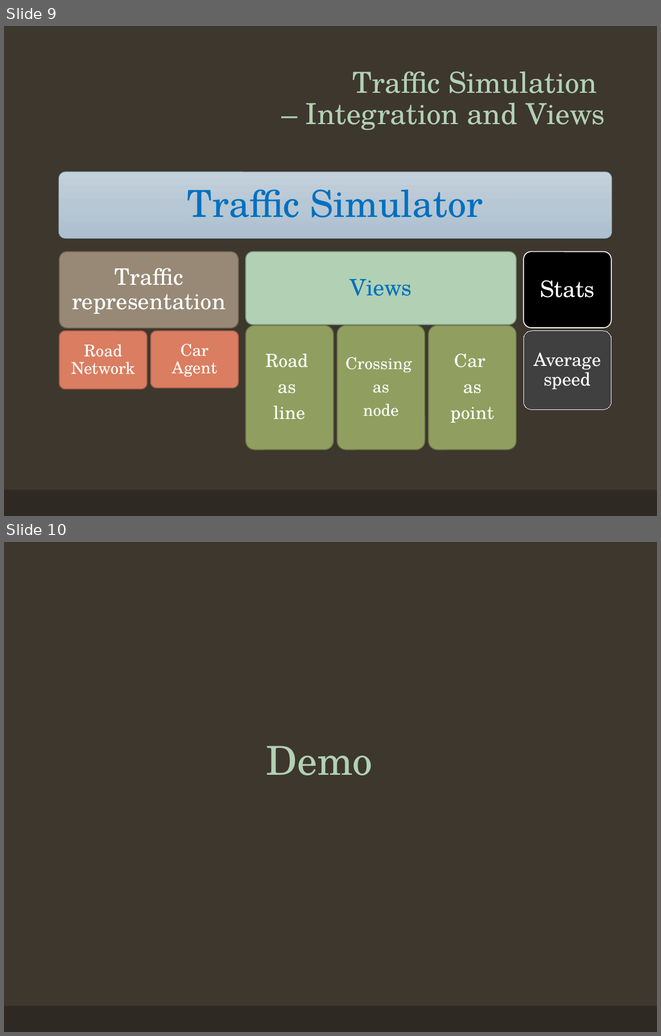
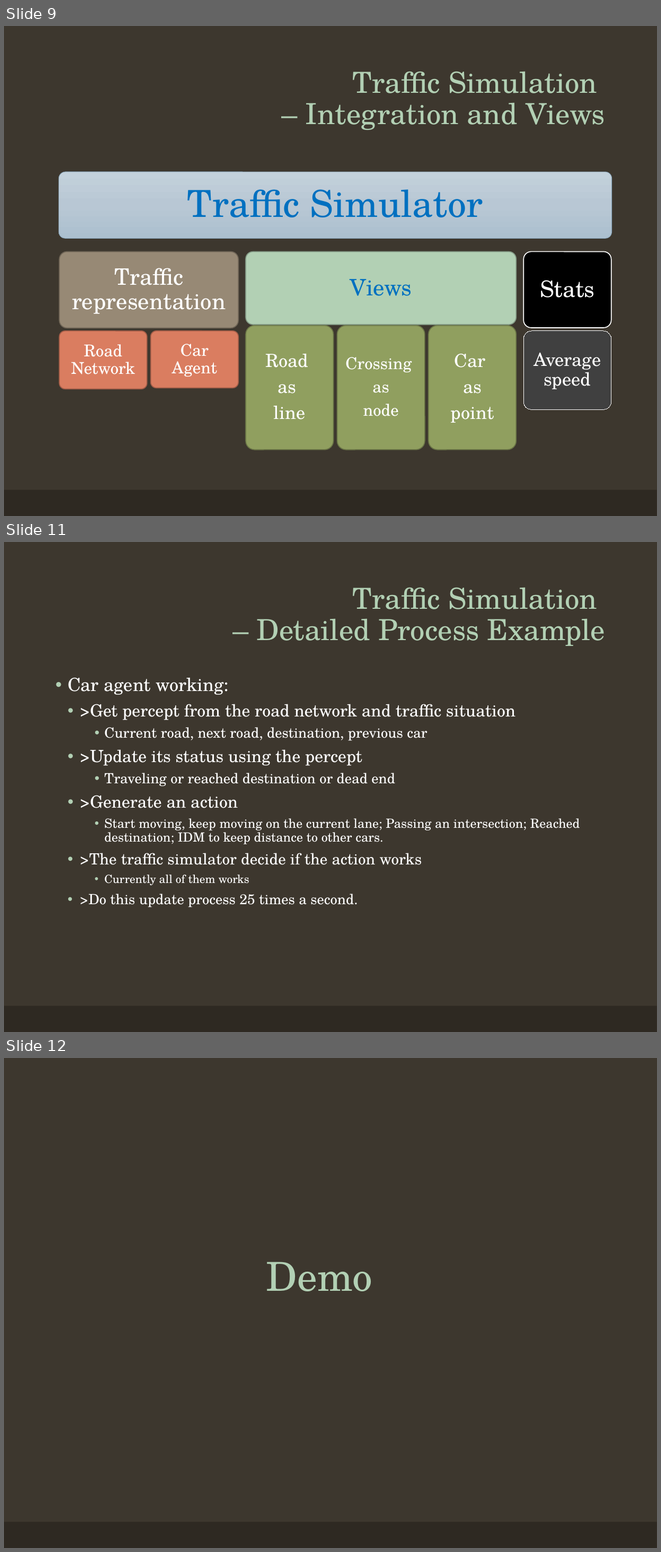
Before and after one commit to CharlieFaceButt/Traffic-Simulation, a slide deck: Presentation.pptx. Shown one above the other, each under a label of ours: slides 9 and 10 before the commit, slides 9, 11 and 12 after it; the slides between them are not shown. The pictures are 661x1036 and 661x1552 pixels, drawn with LibreOffice and Linux fonts; fonts in the diff are those of the drawing. Boxes give left, top, right and bottom in pixels: in the first picture for what was removed or moved away, otherwise in the second. Text is boxed around its words. In the diff, an @@ line names an element or a change of style, - is before the commit and + after.

```diff
--- a/Presentation.pptx
+++ b/Presentation.pptx
@@ slide 11 added at [4,542,657,1032], background #3D372E; not listed: 1 template element that a slide beside it also shows @@
@@ title added at [257,587,605,646], 32 pt, text #B2D0B4 @@
+Traffic Simulation
+– Detailed Process Example
@@ text added at [68,677,580,907], 15.5 pt, text #FFFFFF @@
+• Car agent working:
+  • >Get percept from the road network and traffic situation
+      • Current road, next road, destination, previous car
+  • >Update its status using the percept
+      • Traveling or reached destination or dead end
+  • >Generate an action
+      • Start moving, keep moving on the current lane; Passing an intersection; Reached destination; IDM to keep distance to other cars.
+  • >The traffic simulator decide if the action works
+      • Currently all of them works
+  • >Do this update process 25 times a second.
@@ what was slide 10 is now slide 12 @@
```
Also in this commit, not shown: 1 slide changed, 1 other slide added, 1 other file.
